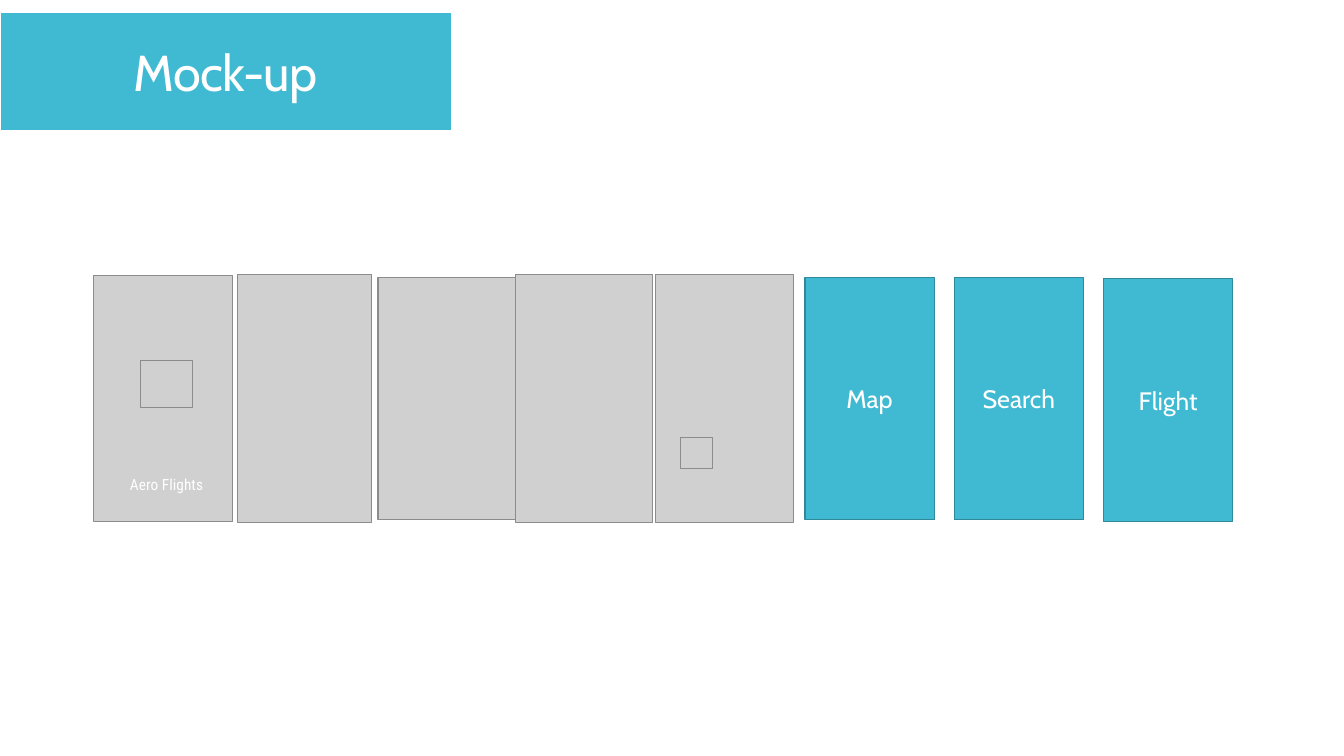
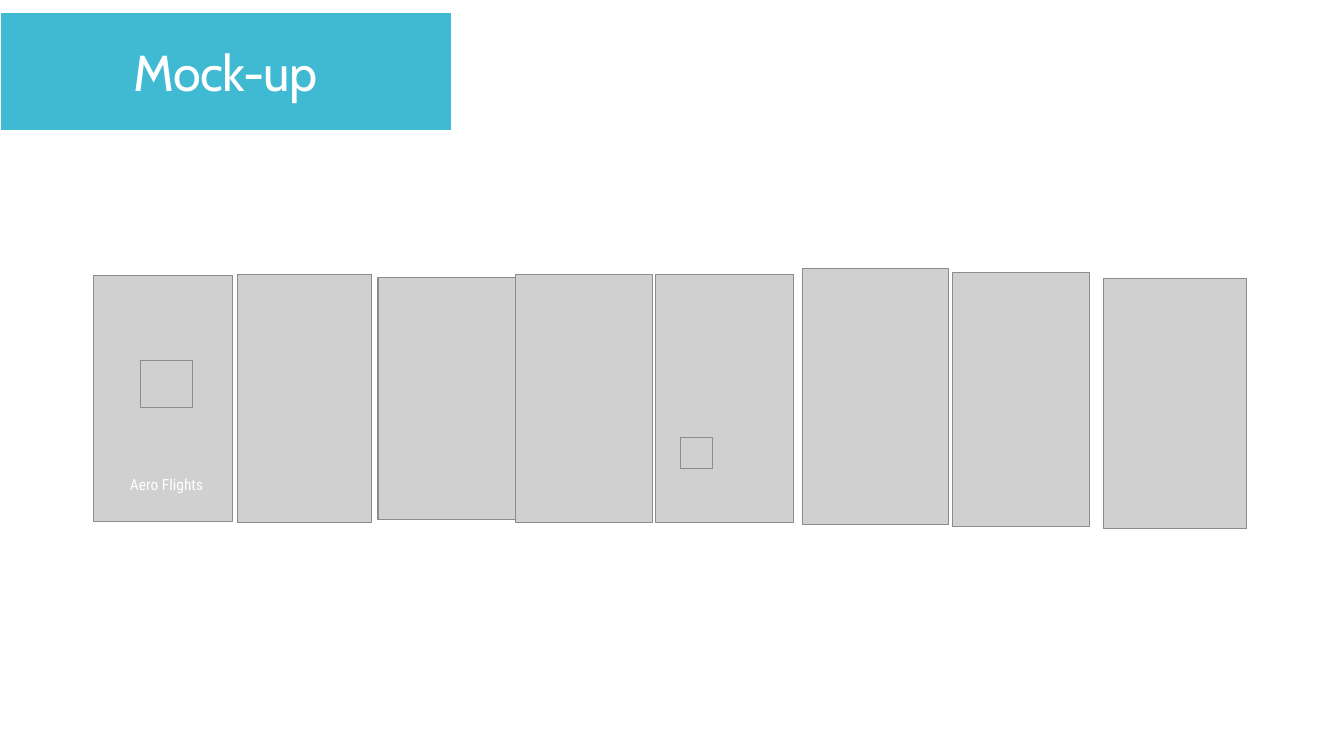
Before and after one commit to adinashby-vanier-college/app-dev-2-project-imro1, a slide deck: slide 3 of Aero_Flights_Deliverable_0.pptx. Drawn at 1344x756 pixels with LibreOffice and Linux fonts; fonts in the diff are those of the drawing; grey boxes stand for pictures. Boxes give left, top, right and bottom in pixels: in the first picture for what was removed or moved away, otherwise in the second. Text is boxed around its words. In the diff, an @@ line names an element or a change of style, - is before the commit and + after.

Commit message:
more changes

```diff
--- a/Aero_Flights_Deliverable_0.pptx
+++ b/Aero_Flights_Deliverable_0.pptx
@@ picture added at (803, 268, 950, 524) @@
@@ rectangle removed at (806, 277, 935, 520) @@
-Map
@@ picture added at (953, 272, 1090, 526) @@
@@ rectangle removed at (955, 277, 1084, 520) @@
-Search
@@ picture added at (1104, 278, 1247, 528) @@
@@ text in rectangle at (1139, 391, 1198, 416): text removed @@
-Flight
```
Also in this commit, not shown: 1 other slide changed, 1 slide added.
